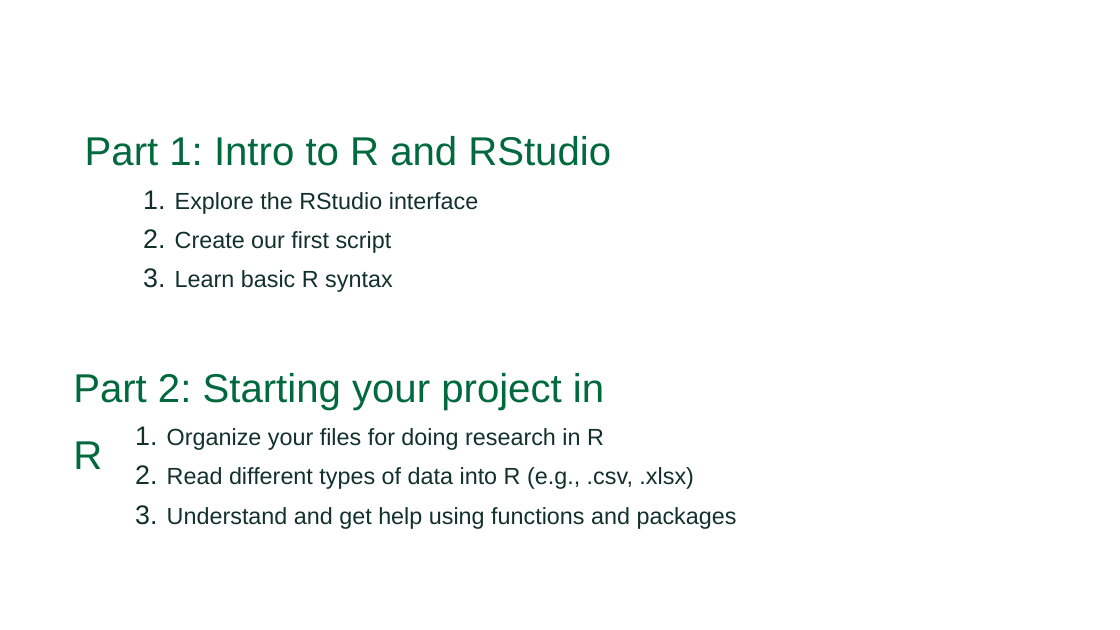
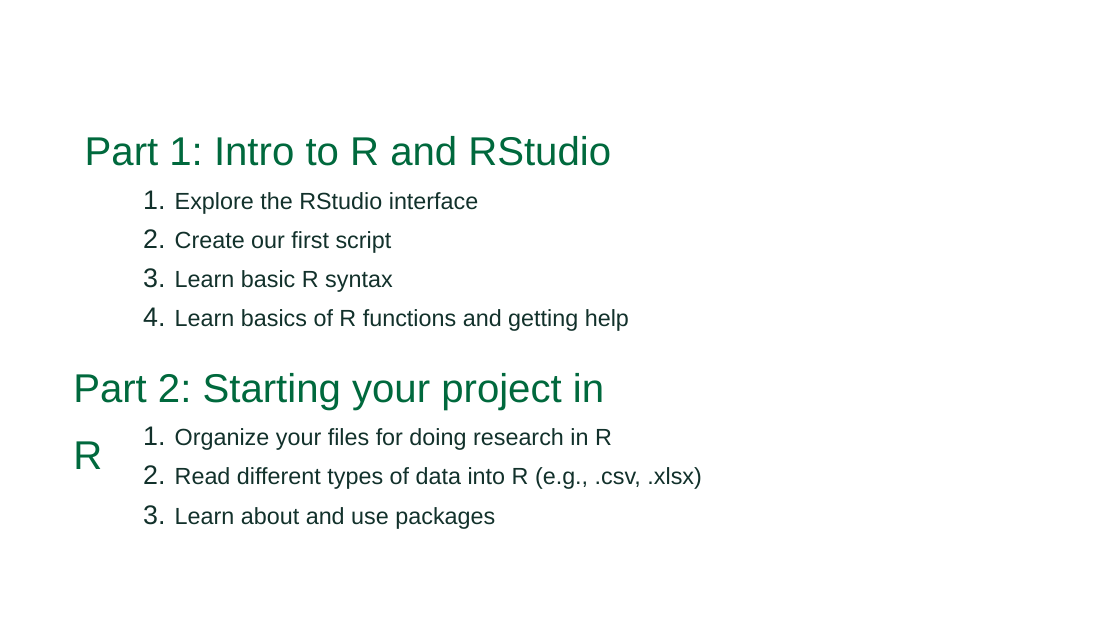
Before and after one commit to Dartmouth-Libraries/r_research-fundamentals_ws, a slide deck: slide 2 of slides/01b_R_intro_data_functions.pptx. Drawn at 1120x630 pixels with LibreOffice and Linux fonts; fonts in the diff are those of the drawing; background and template pictures are left out. Boxes give left, top, right and bottom in pixels: in the first picture for what was removed or moved away, otherwise in the second. Text is boxed around its words. In the diff, an @@ line names an element or a change of style, - is before the commit and + after.

```diff
--- a/slides/01b_R_intro_data_functions.pptx
+++ b/slides/01b_R_intro_data_functions.pptx
@@ text at (175, 309, 629, 331): paragraph added @@
+    4. Learn basics of R functions and getting help
@@ text "Organize your files for doing ...": place and size @@
-text "Organize your files for doing ..." at (167, 428, 737, 529)
+text "Organize your files for doing ..." at (175, 428, 701, 529)
@@ text at (175, 507, 495, 529): text changed @@
-    3. Understand and get help using functions and packages
+    3. Learn about and use packages
```
Also in this commit, not shown: 3 other slides changed, 1 slide added, 2 other files.
